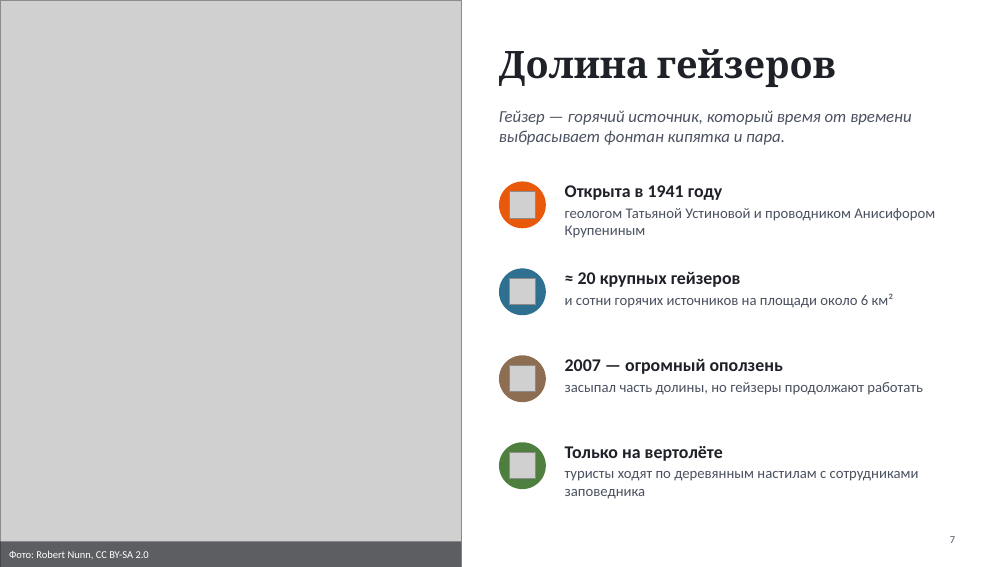
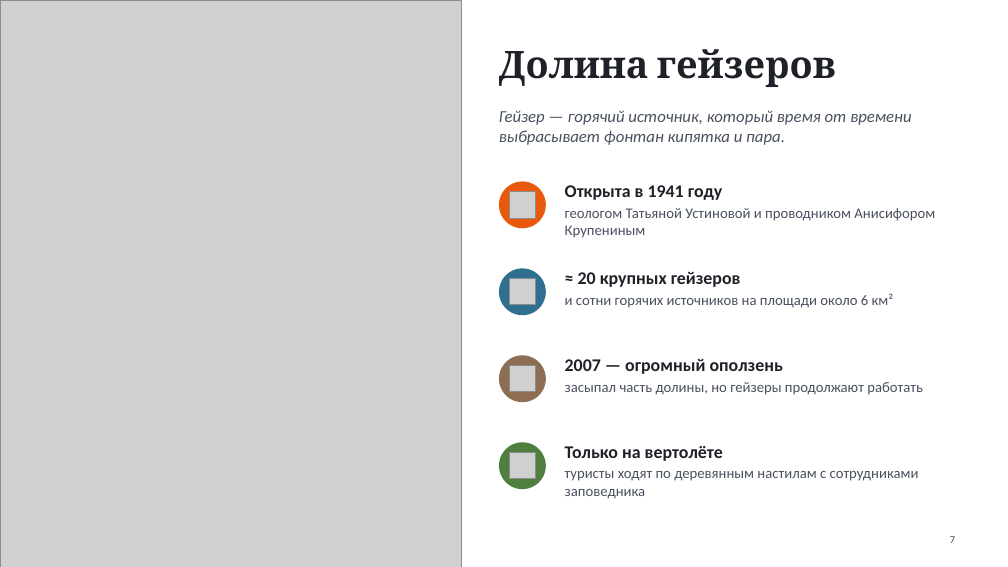
Before and after one commit to artikulazat-a11y/for_claude, a slide deck: slide 7 of presentations/kamchatka/Вулканы_Камчатки.pptx. Drawn at 1008x567 pixels with LibreOffice and Linux fonts; fonts in the diff are those of the drawing; grey boxes stand for pictures. Boxes give left, top, right and bottom in pixels: in the first picture for what was removed or moved away, otherwise in the second. Text is boxed around its words. In the diff, an @@ line names an element or a change of style, - is before the commit and + after.

```diff
--- a/presentations/kamchatka/Вулканы_Камчатки.pptx
+++ b/presentations/kamchatka/Вулканы_Камчатки.pptx
@@ rectangle removed at <box>0,541,461,567</box> @@
@@ text removed at <box>9,550,149,559</box> @@
-Фото: Robert Nunn, CC BY-SA 2.0
```
Also in this commit, not shown: 6 other slides changed, 3 other files.
